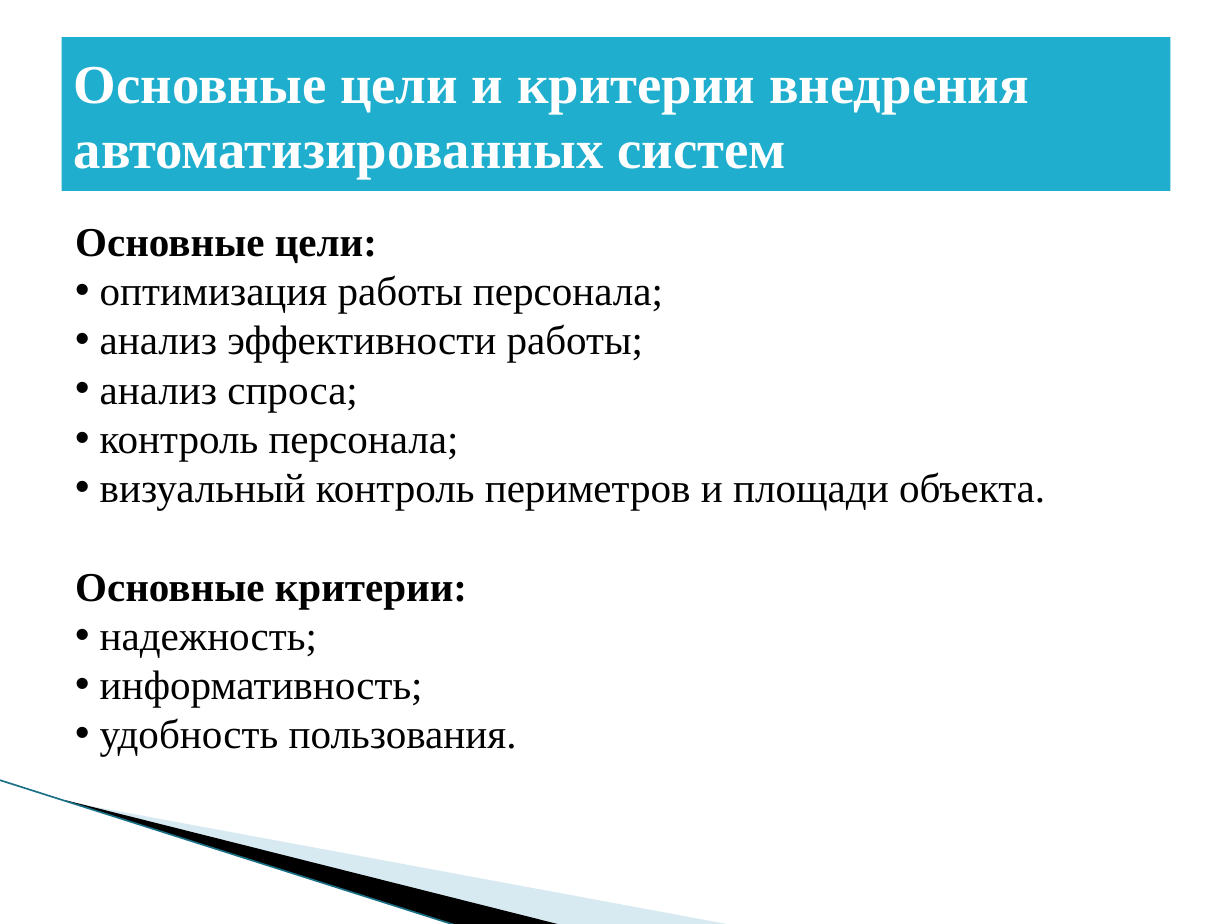
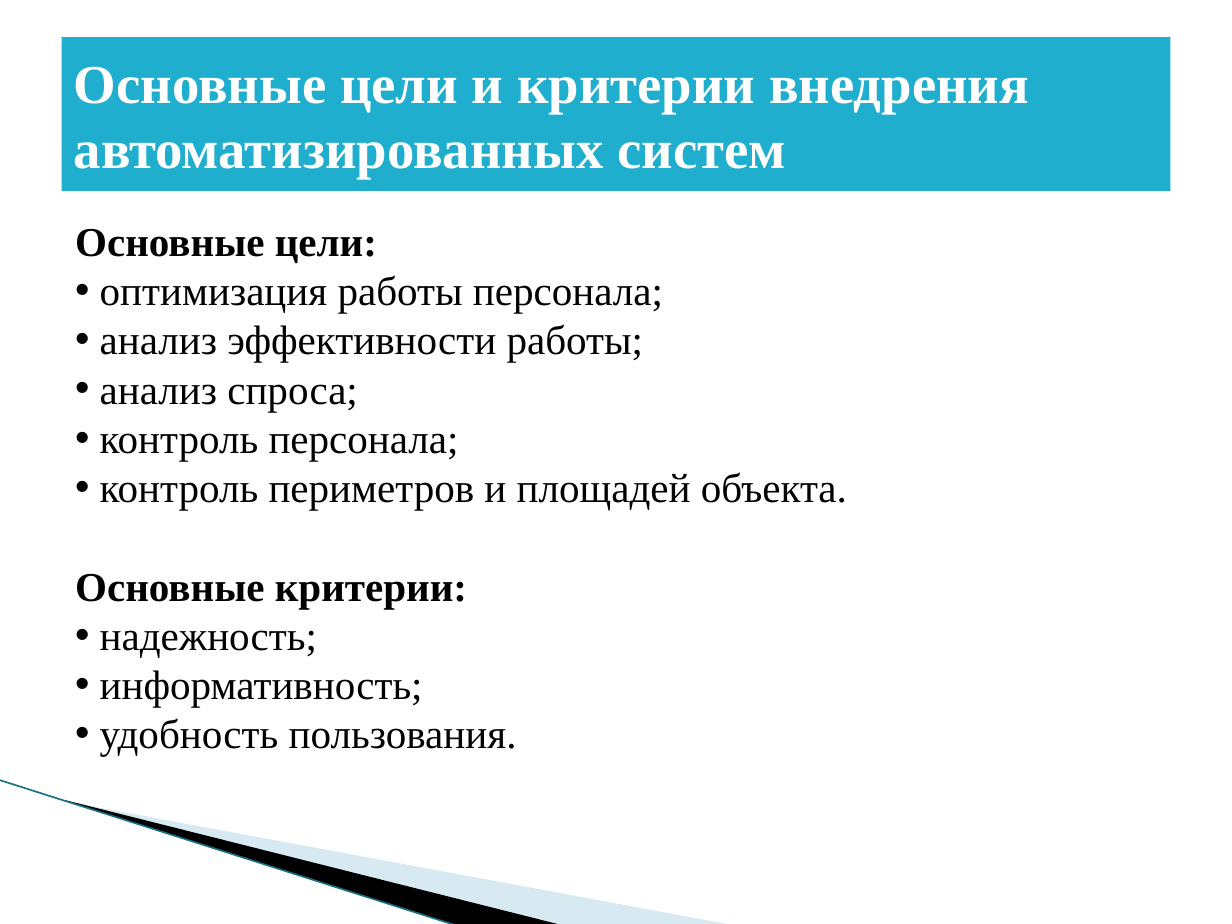
Before and after one commit to BadMax-Kirov/VKR, a slide deck: slide 5 of Выпускная квалификационная работа.pptx. Drawn at 1232x924 pixels with LibreOffice and Linux fonts; fonts in the diff are those of the drawing; background and template pictures are left out. Boxes give left, top, right and bottom in pixels: in the first picture for what was removed or moved away, otherwise in the second. Text is boxed around its words. In the diff, an @@ line names an element or a change of style, - is before the commit and + after.

```diff
--- a/Выпускная квалификационная работа.pptx
+++ b/Выпускная квалификационная работа.pptx
@@ text at [100,472,847,510]: text changed @@
-• визуальный контроль периметров и площади объекта.
+• контроль периметров и площадей объекта.
```
Also in this commit, not shown: 4 other slides changed, 6 slides added, 1 other file.
